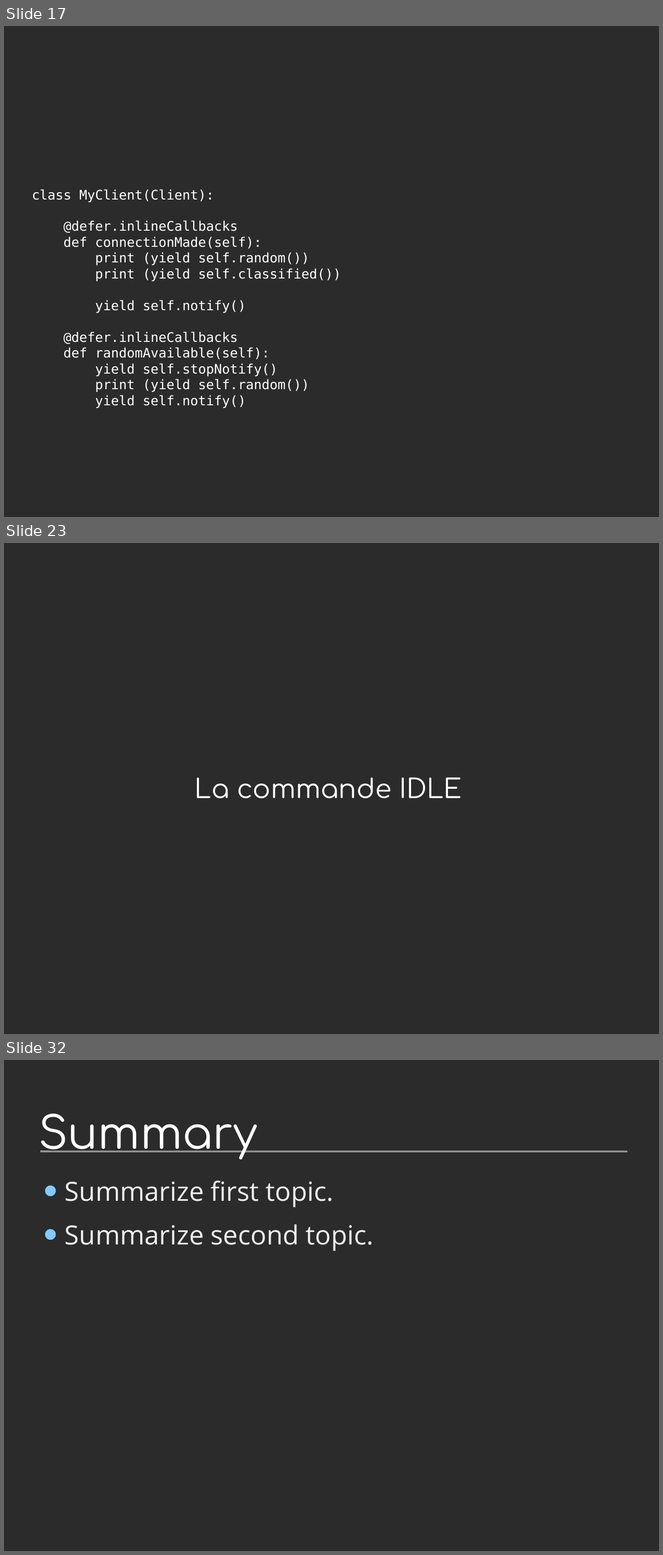
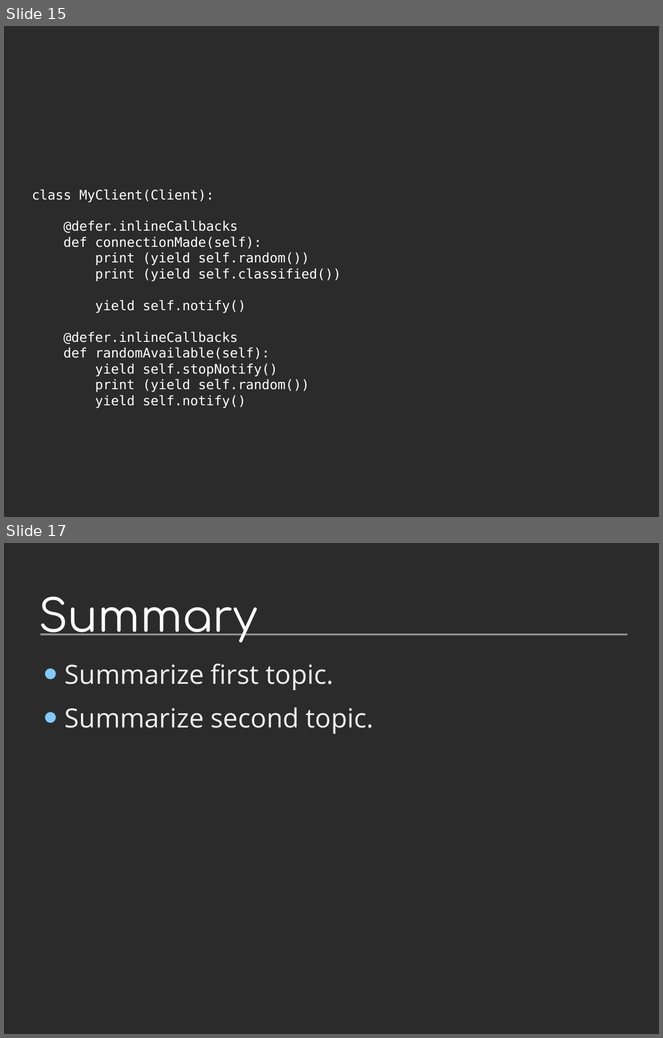
Before and after one commit to jdb/jdb.github.com, a slide deck: imap_idle/pycon-presentation/imap-idle-makingoff.odp. Shown one above the other, each under a label of ours: slides 17, 23 and 32 before the commit, slides 15 and 17 after it; the slides between them are not shown. The pictures are 663x1555 and 663x1038 pixels, drawn with LibreOffice and Linux fonts; fonts in the diff are those of the drawing; background and template pictures are left out; a plain dark background stands for a picture behind light text. Boxes give left, top, right and bottom in pixels: in the first picture for what was removed or moved away, otherwise in the second. Text is boxed around its words. In the diff, an @@ line names an element or a change of style, - is before the commit and + after.

```diff
--- a/imap_idle/pycon-presentation/imap-idle-makingoff.odp
+++ b/imap_idle/pycon-presentation/imap-idle-makingoff.odp
@@ slide 23 removed at [4, 543, 659, 1034], background picture (left out) @@
@@ title removed at [195, 778, 462, 799] @@
-La commande IDLE
@@ what was slide 17 is now slide 15 @@
@@ what was slide 32 is now slide 17 @@
```
Also in this commit, not shown: 1 slide changed, 2 slides added, 16 other slides removed.
